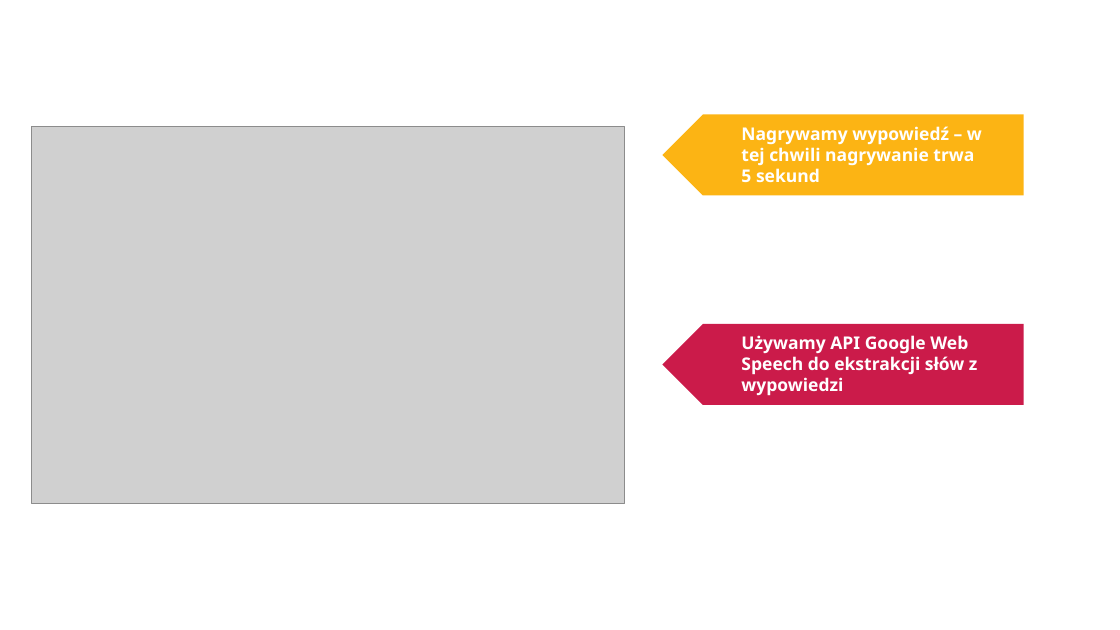
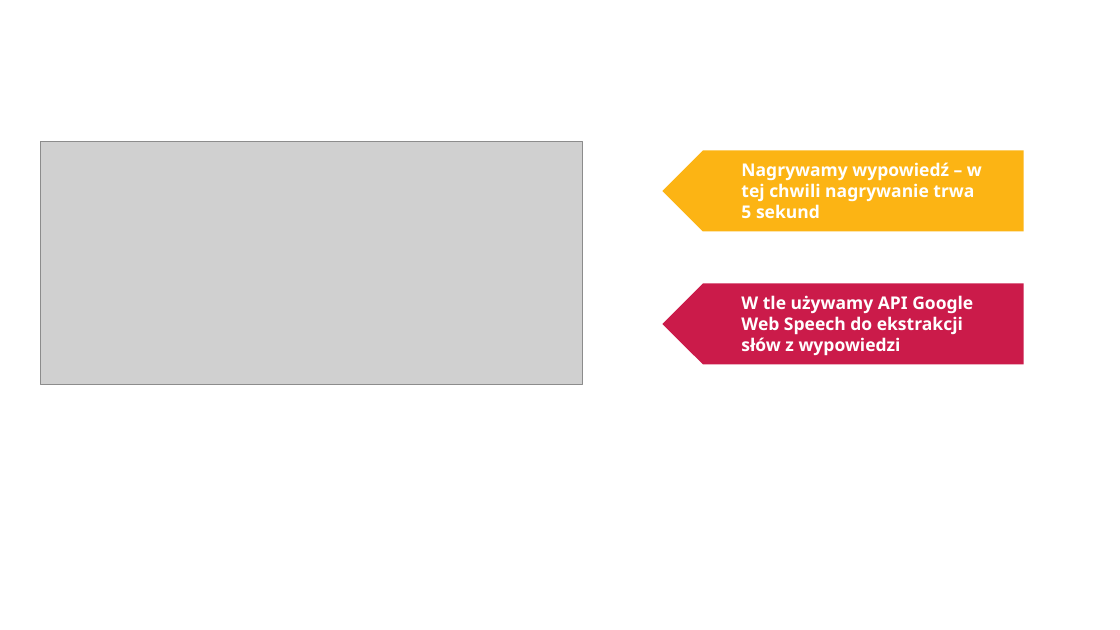
Before and after one commit to kuba-lakrystian/AI_Art, a slide deck: slide 11 of AI_Art_test_podsumowania/08_Prezentacja/Generowanie_wierszy_GPT_2.pptx. Drawn at 1120x630 pixels with LibreOffice and Linux fonts; fonts in the diff are those of the drawing; grey boxes stand for pictures. Boxes give left, top, right and bottom in pixels: in the first picture for what was removed or moved away, otherwise in the second. Text is boxed around its words. In the diff, an @@ line names an element or a change of style, - is before the commit and + after.

```diff
--- a/AI_Art_test_podsumowania/08_Prezentacja/Generowanie_wierszy_GPT_2.pptx
+++ b/AI_Art_test_podsumowania/08_Prezentacja/Generowanie_wierszy_GPT_2.pptx
@@ picture: place and size @@
-picture at bbox=[32, 127, 625, 504]
+picture at bbox=[40, 141, 583, 385]
@@ pentagon arrow: place and size @@
-pentagon arrow at bbox=[663, 114, 1024, 195]
+pentagon arrow at bbox=[663, 150, 1024, 231]
@@ text "Nagrywamy wypowiedź – w tej ...": place and size @@
-text "Nagrywamy wypowiedź – w tej ..." at bbox=[741, 126, 982, 182]
+text "Nagrywamy wypowiedź – w tej ..." at bbox=[741, 162, 982, 218]
@@ pentagon arrow: place and size @@
-pentagon arrow at bbox=[663, 324, 1024, 405]
+pentagon arrow at bbox=[663, 283, 1024, 364]
@@ text at bbox=[741, 295, 973, 356]: text changed @@
-Używamy API Google Web Speech do ekstrakcji słów z wypowiedzi
+W tle używamy API Google Web Speech do ekstrakcji słów z wypowiedzi
```
Also in this commit, not shown: 4 other slides changed, 1 slide added.
